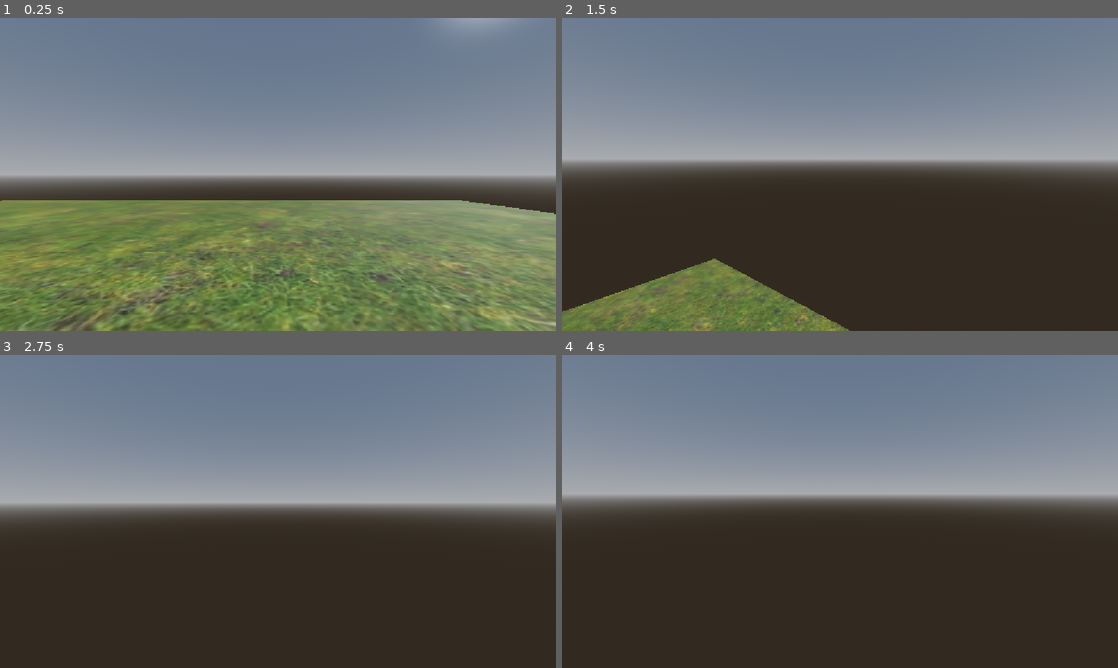
Above: before the commit, frames 1-4 (two rows, left to right).
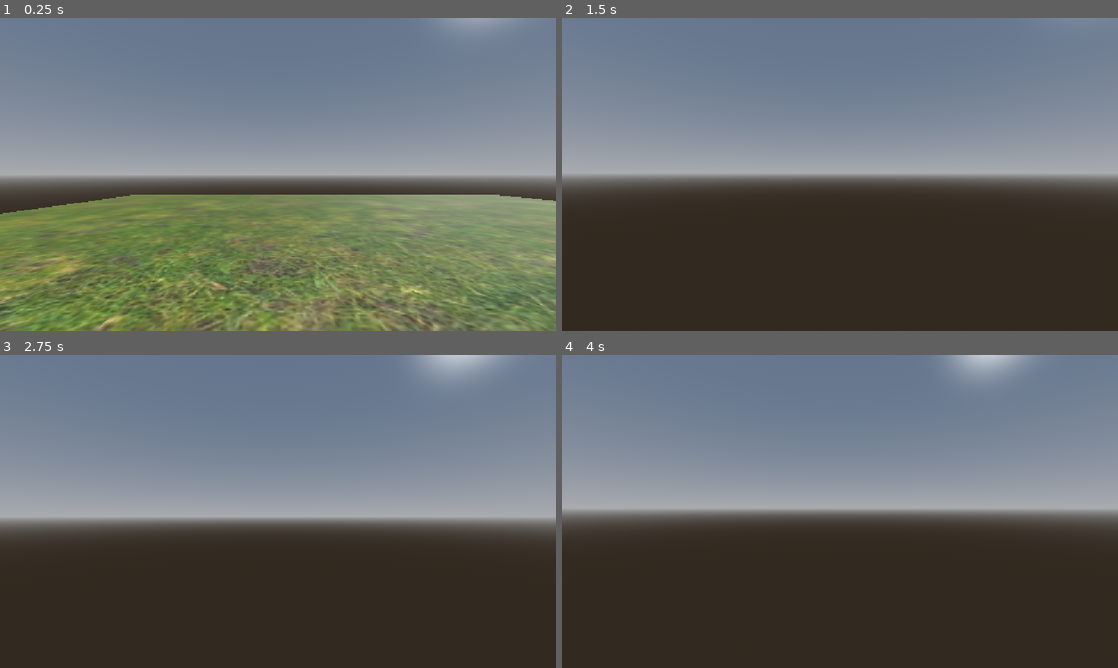
Above: after the commit, the same moments.

Repository: BAJ-Games/test-3d
Game: Godot game, scene res://scenes/main.tscn
Same seed, same stepped clock (60 frames per second), same inputs: the game is played once before the commit and once after it.
Inputs (mouse positions are in pixels of both pictures, inside the frame that each line leads up to):
- Up to frame 1 (0.25 s): no input
- Up to frame 2 (1.5 s): tap Enter (ui_accept) at 0.5 s; move the mouse to (962, 158) at 0.52 s; hold Right (ui_right) 0.53-1.28 s; tap F (freefly) at 0.6 s; click (962, 158) at 0.67 s; tap Space (jump, bound only after the commit) at 0.77, 1.07 s; tap Ctrl (sprint) at 0.8, 1.35 s; move the mouse to (812, 174) at 1.27 s; hold Up (ui_up) from 1.28 s (still down); click (812, 174) at 1.42 s
- Up to frame 3 (2.75 s): keep holding Up (ui_up); tap Space (jump, bound only after the commit) at 1.52, 1.82, 2.3 s; tap Enter (ui_accept) at 1.55, 2, 2.1 s; move the mouse to (289, 505) at 2.02 s; click (289, 505) at 2.17 s
- Up to frame 4 (4 s): keep holding Up (ui_up); tap Enter (ui_accept) at 2.75, 3.5 s; move the mouse to (834, 517) at 2.77 s; tap Space (jump, bound only after the commit) at 2.85, 3.02, 3.32, 3.77 s; click (834, 517) at 2.92 s; tap F (freefly) at 3.05, 3.6 s; move the mouse to (878, 514) at 3.52 s; click (878, 514) at 3.67 s; tap Ctrl (sprint) at 3.8 s

The runs differ from the first frame. In frame 1, 14% of the frame differs, in the area x 0-100%, y 56-100%; in frame 2, 15%, in the area x 0-100%, y 45-100%; in frame 3, 9.2%; in frame 4, 9.1%.

Commit message:
Controller and bug fix

Diff:
--- a/project.godot
+++ b/project.godot
@@ -58,11 +58,13 @@
 "deadzone": 0.2,
 "events": [Object(InputEventMouseButton,"resource_local_to_scene":false,"resource_name":"","device":-1,"window_id":0,"a …(259 unchanged characters)…
 , Object(InputEventKey,"resource_local_to_scene":false,"resource_name":"","device":-1,"window_id":0,"alt_pressed":false …(186 unchanged characters)…
+, Object(InputEventJoypadButton,"resource_local_to_scene":false,"resource_name":"","device":-1,"button_index":7,"pressure":0.0,"pressed":false,"script":null)
 ]
 }
 freefly={
 "deadzone": 0.2,
 "events": [Object(InputEventKey,"resource_local_to_scene":false,"resource_name":"","device":-1,"window_id":0,"alt_press …(192 unchanged characters)…
+, Object(InputEventJoypadButton,"resource_local_to_scene":false,"resource_name":"","device":-1,"button_index":10,"pressure":0.0,"pressed":false,"script":null)
 ]
 }
 move_left={
@@ -80,6 +82,13 @@
 move_forward={
 "deadzone": 0.2,
 "events": [Object(InputEventKey,"resource_local_to_scene":false,"resource_name":"","device":-1,"window_id":0,"alt_press …(192 unchanged characters)…
+, Object(InputEventKey,"resource_local_to_scene":false,"resource_name":"","device":16,"window_id":0,"alt_pressed":false,"shift_pressed":false,"ctrl_pressed":false,"meta_pressed":false,"pressed":false,"keycode":0,"physical_keycode":4194320,"key_label":0,"unicode":0,"location":0,"echo":false,"script":null)
+]
+}
+jump={
+"deadzone": 0.2,
+"events": [Object(InputEventKey,"resource_local_to_scene":false,"resource_name":"","device":16,"window_id":0,"alt_pressed":false,"shift_pressed":false,"ctrl_pressed":false,"meta_pressed":false,"pressed":false,"keycode":0,"physical_keycode":32,"key_label":0,"unicode":0,"location":0,"echo":false,"script":null)
+, Object(InputEventJoypadButton,"resource_local_to_scene":false,"resource_name":"","device":-1,"button_index":0,"pressure":0.0,"pressed":false,"script":null)
 ]
 }
 controller_look={
--- a/scenes/main.tscn
+++ b/scenes/main.tscn
@@ -32,7 +32,7 @@
 shadow_enabled = true
 
 [node name="ProtoController" parent="." unique_id=1271265170 instance=ExtResource("1_o5qli")]
-transform = Transform3D(0.2, 0, 0, 0, 0.2, 0, 0, 0, 0.2, 11.2, 1.2, -10.721822)
+transform = Transform3D(0.2, 0, 0, 0, 0.2, 0, 0, 0, 0.2, 10, 1, -10)
 
 [node name="StaticBody3D" type="StaticBody3D" parent="." unique_id=702241037]
 transform = Transform3D(1, 0, 0, 0, 1, 0, 0, 0, 1, 12.7, 0, -5.5)
--- a/script/controller_turn.gd
+++ /dev/null
@@ -1,25 +0,0 @@
-@export var controller_sensitivity: float = 2.5
-@export var controller_deadzone: float = 0.18
-
-@onready var head: Node3D = $Head
-
-func _process(delta: float) -> void:
-	var look_x: float = Input.get_joy_axis(
-		0, JOY_AXIS_RIGHT_X
-	)
-	var look_y: float = Input.get_joy_axis(
-		0, JOY_AXIS_RIGHT_Y
-	)
-
-	if abs(look_x) > controller_deadzone:
-		rotate_y(-look_x * controller_sensitivity * delta)
-
-	if abs(look_y) > controller_deadzone:
-		head.rotation.x -= (
-			look_y * controller_sensitivity * delta
-		)
-		head.rotation.x = clamp(
-			head.rotation.x,
-			deg_to_rad(-85),
-			deg_to_rad(85)
-		)
--- a/script/proto_controller.gd
+++ b/script/proto_controller.gd
@@ -12,9 +12,9 @@
 ## Can we press to jump?
 @export var can_jump : bool = true
 ## Can we hold to run?
-@export var can_sprint : bool = false
+@export var can_sprint : bool = true
 ## Can we press to enter freefly mode (noclip)?
-@export var can_freefly : bool = false
+@export var can_freefly : bool = true
 
 @export_group("Speeds")
 ## Look around rotation speed.
@@ -38,7 +38,7 @@
 ## Name of Input Action to move Backward.
 @export var input_back : String = "ui_down"
 ## Name of Input Action to Jump.
-@export var input_jump : String = "ui_accept"
+@export var input_jump : String = "jump"
 ## Name of Input Action to Sprint.
 @export var input_sprint : String = "sprint"
 ## Name of Input Action to toggle freefly mode.
@@ -46,7 +46,7 @@
 @export var controller_sensitivity: float = 2.5
 @export var controller_deadzone: float = 0.18
 
-var mouse_captured : bool = false
+var mouse_captured : bool = true
 var look_rotation : Vector2
 var move_speed : float = 0.0
 var freeflying : bool = false
@@ -79,6 +79,7 @@
 
 func _ready() -> void:
 	check_input_mappings()
+	Input.set_mouse_mode(Input.MOUSE_MODE_CAPTURED)
 	look_rotation.y = rotation.y
 	look_rotation.x = head.rotation.x
 
Not shown, removed: script/controller_turn.gd.uid
